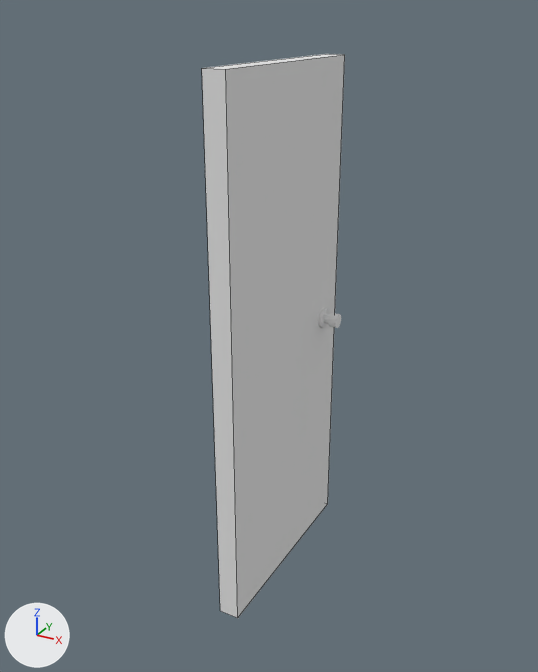
Renders of the OBJ model Assets/Prefabs/Door/Door.obj from each side of a commit.
Camera for both pictures: a 50 mm lens placed at (1.51, -2.86, 2.69), pointed at (-0.04, -0.03, 1.28). The lights are fixed; the arrows at lower left show +X, +Y and +Z. Mesh edges are drawn as thin lines on the coarser meshes. Where no turn or scale is listed for an object, it has been applied to the vertices.

In view in the first picture: 'Wood_Cube.001'.
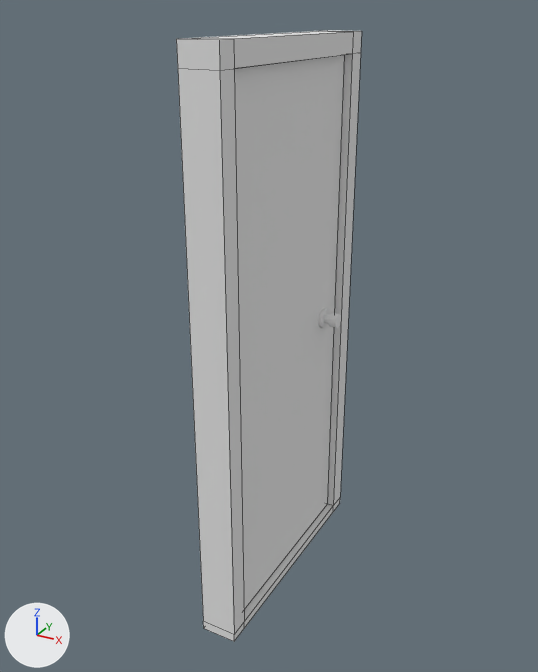
Commit message: Updated door asset

Changed parts and their boxes [x1, y1, x2, y2] in the pictures (538 x 672 px):
```json
{"object": "Frame_Cube.002", "change": "added", "after": [176, 30, 362, 641]}
```

Scene script edits in JSON lines:
```json
{"op": "add", "block": "me_frame_cube_002", "code": ["me_frame_cube_002 = bpy.data.meshes.new('Frame_Cube.002')", "me_frame_cube_002.from_pydata(...)  # 32 vertices, 32 faces; spans x -0.09..0.09, y -0.61..0.62, z -0.05..2.6", "me_frame_cube_002.materials.append(mat_none)  # white #e7e7e7"]}
{"op": "add", "block": "ob_frame_cube_002", "code": ["ob_frame_cube_002 = bpy.data.objects.new('Frame_Cube.002', me_frame_cube_002)", "ob_frame_cube_002.location = (0.0, 0.0, 0.0)"]}
```
